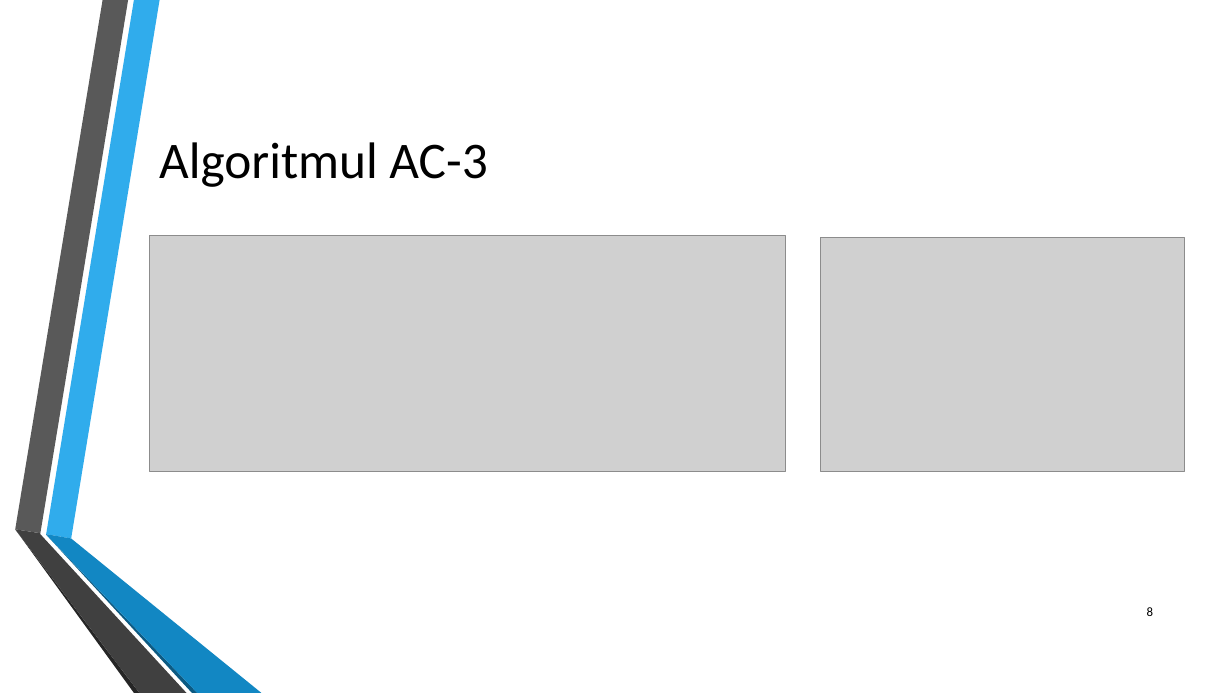
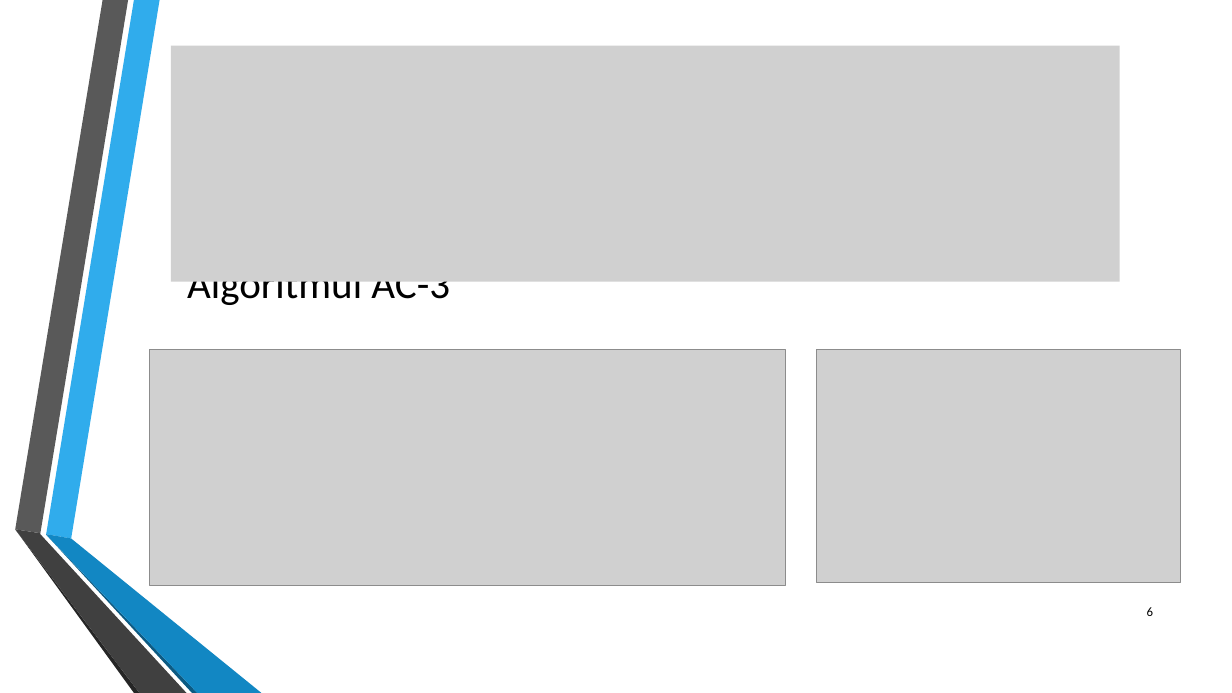
Before and after one commit to andreea22avram/Licenta2019, a slide deck: slide 6 of Licenta2018AvramAndreea/Presentation1.pptx (slide 8 before the commit). Drawn at 1232x693 pixels with LibreOffice and Linux fonts; fonts in the diff are those of the drawing; grey boxes stand for pictures; background and template pictures are left out. Boxes give left, top, right and bottom in pixels: in the first picture for what was removed or moved away, otherwise in the second. Text is boxed around its words. In the diff, an @@ line names an element or a change of style, - is before the commit and + after.

```diff
--- a/Licenta2018AvramAndreea/Presentation1.pptx
+++ b/Licenta2018AvramAndreea/Presentation1.pptx
@@ picture added at [171,45,1120,282] @@
@@ title "Algoritmul AC-3": place and size @@
-title "Algoritmul AC-3" at [159,142,487,187]
+title "Algoritmul AC-3" at [187,281,450,308]
@@ title "Algoritmul AC-3" at [187,281,450,308]: size 40 to 32 pt @@
@@ picture: place and size @@
-picture at [150,236,786,471]
+picture at [150,349,786,585]
@@ picture: place and size @@
-picture at [821,238,1185,470]
+picture at [817,349,1181,582]
@@ page number at [1147,607,1153,616]: text changed @@
-8
+6
```
Also in this commit, not shown: 1 other slide changed, 3 slides removed.
